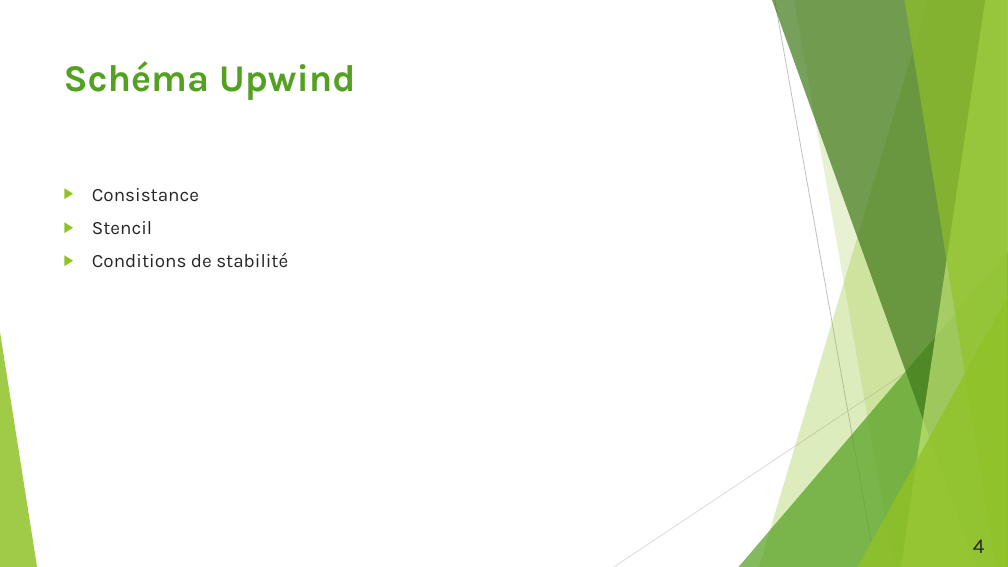
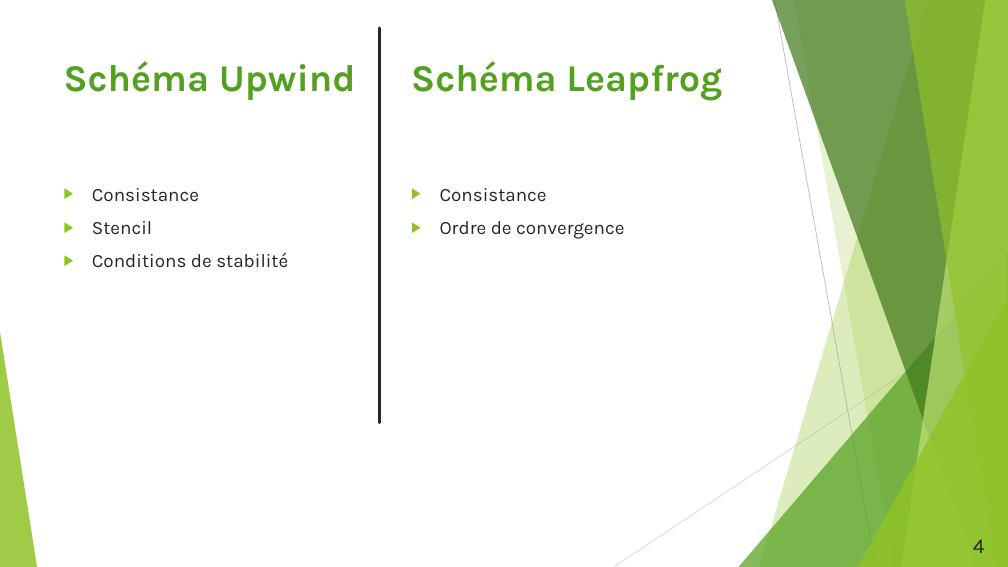
Before and after one commit to duynslaeger/projet_simulation_physique_Swift_Hohenberg, a slide deck: slide 4 of Présentation_LPHYS1303.pptx. Drawn at 1008x567 pixels with LibreOffice and Linux fonts; fonts in the diff are those of the drawing. Boxes give left, top, right and bottom in pixels: in the first picture for what was removed or moved away, otherwise in the second. Text is boxed around its words. In the diff, an @@ line names an element or a change of style, - is before the commit and + after.

```diff
--- a/Présentation_LPHYS1303.pptx
+++ b/Présentation_LPHYS1303.pptx
@@ line added from (380, 28) to (380, 423), #262626 3 pt @@
@@ text added at <box>411,61,722,101</box>, 36 pt, text #54A021, bold @@
+Schéma Leapfrog
@@ text added at <box>440,188,624,239</box>, 18 pt, text #262626 @@
+▶ Consistance
+▶ Ordre de convergence
```
Also in this commit, not shown: 3 other slides changed, 2 slides added, 2 other files.
